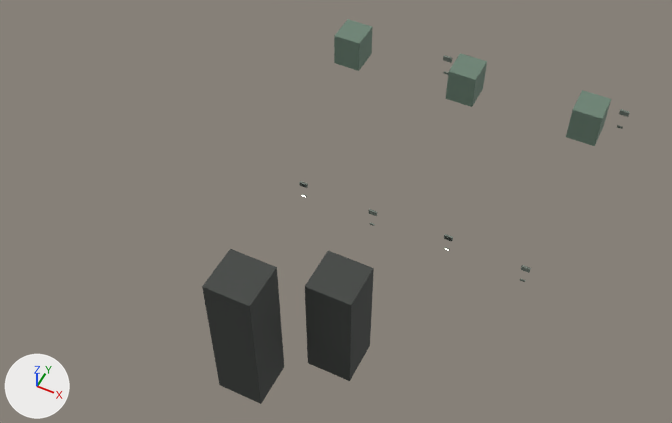
The glTF model models/m2/p0_m4.glb, before and after one commit.
Rendered twice from a 50 mm camera at (41.0, 79.8, 82.9) aimed at (10.1, 141.5, 5.8). The lights are fixed; the arrows at lower left show +X, +Y and +Z. The older version comes first. Vertices at exactly the same position are counted once.

Names of what the first picture shows: 'p0_m4'.
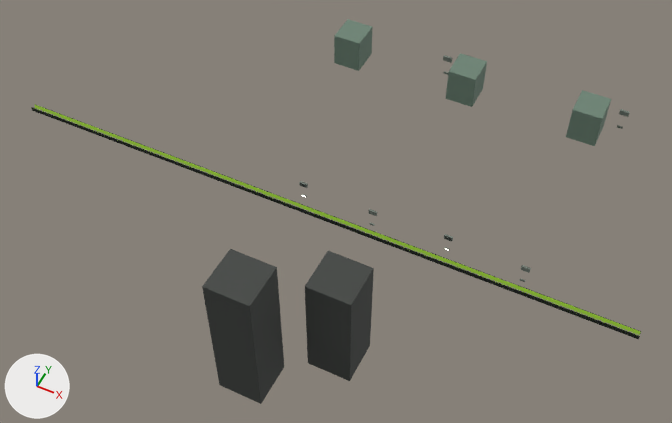
Pixel boxes [x1, y1, x2, y2] of what changed, in the pictures (672 x 423 px):
'p0_m4', reshaped (42% wider): before [202, 19, 630, 404]; after [31, 19, 641, 404]
part 1 of me_p0_m4, added: after [34, 104, 640, 335]
part 2 of me_p0_m4, added: after [35, 108, 637, 335]
part 3 of me_p0_m4, added: after [35, 104, 641, 332]
part 4 of me_p0_m4, added: after [32, 110, 638, 339]
part 5 of me_p0_m4, added: after [32, 109, 639, 339]
part 6 of me_p0_m4, added: after [33, 109, 639, 338]
part 7 of me_p0_m4, added: after [32, 108, 639, 337]
part 8 of me_p0_m4, added: after [31, 107, 640, 337]

The change, as a diff of the scene's bpy script:
```diff
--- a/models/m2/p0_m4.glb.py
+++ b/models/m2/p0_m4.glb.py
@@ mat_emit_water_011 @@
+mat_emit_water_011 = principled_material('emit_water.011')
+mat_emit_water_011.base_color = (0.16, 0.29, 0.02)  # green #6f9327
+mat_emit_water_011.emission_color = (0.144, 0.261, 0.018)  # green #6a8c24
+mat_emit_water_011.emission_strength = 1.0
@@ me_p0_m4 @@
 # used by ob_p0_m4; location = (0.0, 0.0, 0.0)
-me_p0_m4.from_pydata(...)  # 680 vertices, 1148 faces; spans x 2.4..35.8, y 120.5..160.2, z -2.0..17.0
+me_p0_m4.from_pydata(...)  # 776 vertices, 1292 faces; spans x -37.8..44.8, y 120.5..160.2, z -2.0..17.0
+# me_p0_m4 part 1: a new loose piece, a box spanning x -37.7..44.7, y 146.27..146.29, z -1.85..-1.25, in mat_emit_water_011 (green #6f9327, glowing green #6a8c24)
+# me_p0_m4 part 2: a new loose piece, a box spanning x -37.7..44.7, y 145.71..145.73, z -1.85..-1.25, in mat_emit_water_011 (green #6f9327, glowing green #6a8c24)
+# me_p0_m4 part 3: the loose piece of 8 vertices spanning x 3.2..3.8, y 146.2, z 0.5..0.6 is copied, and the copy is scaled about its middle by (165, -6.99, -0.75), then moved by (0.0, 0.2, -1.8), in mat_black_012 (black #191d21); it spans x -37.8..44.8, y 146.3..146.4, z -1.3
+# me_p0_m4 part 4: the loose piece of 8 vertices spanning x 3.2..3.8, y 146.2, z 0.5..0.6 is copied, and the copy is scaled about its middle by (165, -6.99, -0.75), then moved by (0.0, -0.5, -2.4), in mat_black_012 (black #191d21); it spans x -37.8..44.8, y 145.6..145.7, z -1.8
+# me_p0_m4 part 5: the loose piece of 8 vertices spanning x 3.2..3.8, y 146.2, z 0.5..0.6 is copied, and the copy is scaled about its middle by (165, -6.99, -0.75), then moved by (0.0, -0.5, -2.2), in mat_black_012 (black #191d21); it spans x -37.8..44.8, y 145.6..145.7, z -1.7..-1.6
+# me_p0_m4 part 6: the loose piece of 8 vertices spanning x 3.2..3.8, y 146.2, z 0.5..0.6 is copied, and the copy is scaled about its middle by (165, -6.99, -0.75), then moved by (0.0, -0.5, -2.1), in mat_black_012 (black #191d21); it spans x -37.8..44.8, y 145.6..145.7, z -1.6..-1.5
+# me_p0_m4 part 7: the loose piece of 8 vertices spanning x 3.2..3.8, y 146.2, z 0.5..0.6 is copied, and the copy is scaled about its middle by (165, -6.99, -0.75), then moved by (0.0, -0.5, -2.0), in mat_black_012 (black #191d21); it spans x -37.8..44.8, y 145.6..145.7, z -1.5..-1.4
+# me_p0_m4 part 8: the loose piece of 8 vertices spanning x 3.2..3.8, y 146.2, z 0.5..0.6 is copied, and the copy is scaled about its middle by (165, -6.99, -0.75), then moved by (0.0, -0.5, -1.8), in mat_black_012 (black #191d21); it spans x -37.8..44.8, y 145.6..145.7, z -1.3
+# other edits to the shape of me_p0_m4 do not show in these pictures
 me_p0_m4.materials.append(mat_m2__blackiron_006)
@@ me_p0_m4 @@
 me_p0_m4.materials.append(mat_black_012)
+me_p0_m4.materials.append(mat_emit_water_011)  # green #6f9327, glowing green #6a8c24
```
